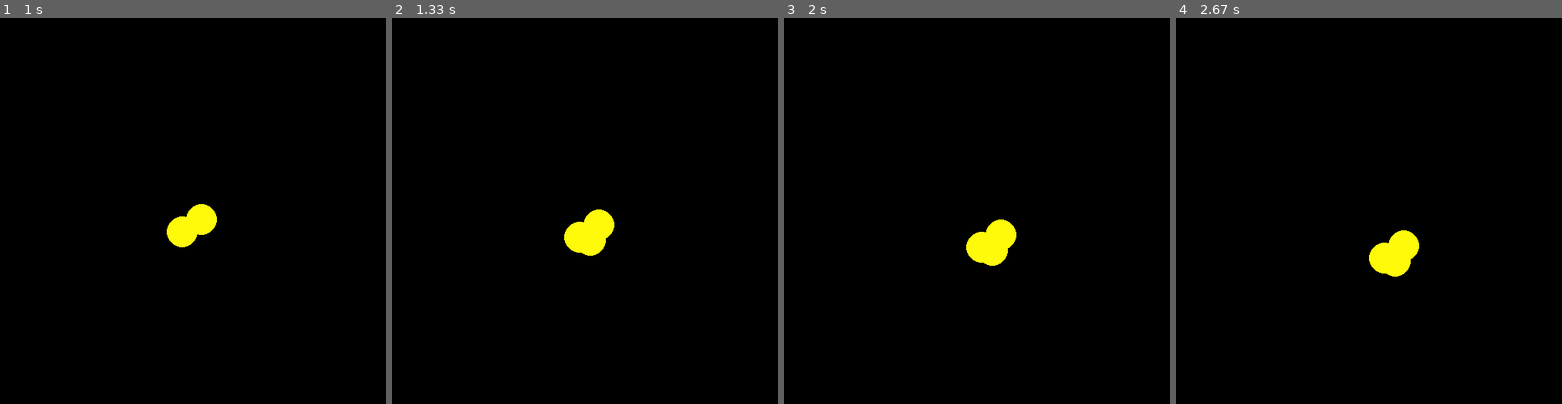
Above: before the commit, frames 1-4 (left to right).
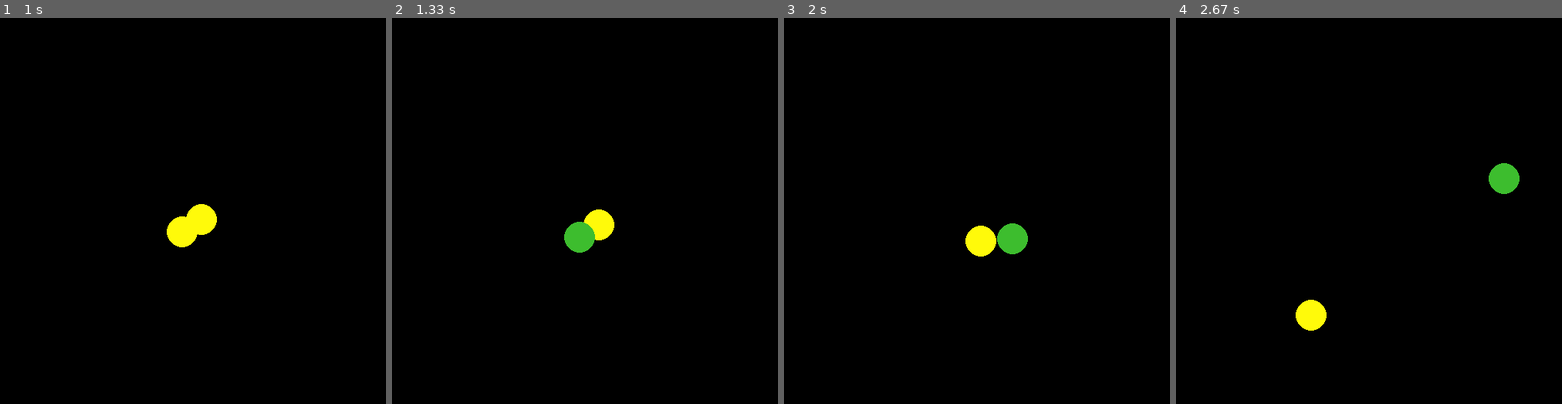
Above: after the commit, the same moments.

Repository: AleksandrLagutov/my_education
Game: pygame game, started from lesson_18_pygame_and_balls/exercise_2.py
The game is run twice, just before and just after one commit, with the same random seed, the same clock (stepped at 60 frames per second) and the same inputs.
Inputs (mouse positions are in pixels of both pictures, inside the frame that each line leads up to):
- Up to frame 1 (1 s): click (193, 211) at 0.38 s; click (177, 226) at 0.72 s
- Up to frame 2 (1.33 s): click (585, 238) at 1.05 s
- Up to frame 3 (2 s): hold Right 1.33-1.8 s; hold Up from 1.83 s (still down)
- Up to frame 4 (2.67 s): release Up at 2.13 s; hold Right 2.17-2.63 s

Frame 1 is identical in both runs. In frame 2, 0.6% of the frame differs, in the area x 44-56%, y 52-62%; in frame 3, 1.0%; in frame 4, 2.0%, in the area x 31-89%, y 37-81%.

Commit message:
Добавил изменение цвета шара по нажатию по нему и перехват управления Добавил столкновения шаров сежду собой.

Diff:
--- a/lesson_18_pygame_and_balls/exercise_2.py
+++ b/lesson_18_pygame_and_balls/exercise_2.py
@@ -3,10 +3,12 @@
 """
 import pygame
 import sys
+import random
 
 
 class Balls:
     numbers_of_balls = 0
+
     def __init__(self, position):
         """
         Принимает начальные координаты, и устанавливает начальную скорость.
@@ -26,20 +28,36 @@
 
     def colors(self):
         return self.col
-    def size(self):
-        return self.siz
-
-class Moving:
-    pass
 
 
-class Collision:
-    pass
+    def render(self):
+        return pygame.draw.circle(window, self.col, (self.coords()), self.siz)
+
+    def update(self):
+        self.x += self.vx * dt
+        self.y += self.vy * dt
+        if int(self.x) + self.siz >= width or int(self.x) - self.siz <= 0:
+            self.vx = - self.vx
+        if int(self.y) + self.siz >= height or int(self.y) - self.siz <= 0:
+            self.vy = - self.vy
+    def collision(self, this_ball):
+        index = list_of_balls.index(this_ball)
+        for pos in list_of_balls[index:]:
+            if ((this_ball.x - pos.x) ** 2 + (this_ball.y - pos.y) ** 2) ** 0.5 < 40 and pos.x != this_ball.x and pos.y != this_ball.y:
+                dist = ((this_ball.x - pos.x) ** 2 + (this_ball.y - pos.y) ** 2) ** 0.5
+                n = (pos.x - this_ball.x), (pos.y - this_ball.y)
+                p1 = n[0] * n[1] / (dist ** 2)
+                p2 = (n[0] / dist) ** 2
+                p3 = (n[1] / dist) ** 2
+                d1 = this_ball.vy * p1 + this_ball.vx * p2 - pos.vx * p1 - pos.vy * p2
+                d2 = this_ball.vx * p1 + this_ball.vy * p3 - pos.vx * p1 - pos.vy * p3
+                this_ball.vx -= d1
+                this_ball.vy -= d2
+                pos.vx += d1
+                pos.vy += d2
 
 
-class Draw:
 
-    pass
 
 # Инициализация pygame и отрисовка первоначального экрана
 pygame.init()
@@ -50,6 +68,7 @@
 clock = pygame.time.Clock()
 
 list_of_balls = []
+hands_balls = None
 # основной цикл программы
 while True:
     dt = clock.tick(50) / 1000
@@ -57,17 +76,37 @@
         if event.type == pygame.QUIT:
             sys.exit()
         if event.type == pygame.MOUSEBUTTONDOWN:
+
             if event.button == 1:
-                list_of_balls.append(Balls(event.pos))
+                flag = True
+                for _ in list_of_balls:
+                    if ((event.pos[0] - _.x)**2 + (event.pos[1] - _.y)**2 > _.siz**2):
+                        flag = True
+                    else:
+                        hands_balls = _
+                        _.col = random.randint(1, 255), random.randint(1, 255), random.randint(1, 255)
+                        flag = False
+                        break
+                if flag:
+                    list_of_balls.append(Balls(event.pos))
+    if hands_balls != None:
+        if pygame.key.get_pressed()[pygame.K_DOWN]:
+            hands_balls.vy += 1
+        if pygame.key.get_pressed()[pygame.K_UP]:
+            hands_balls.vy -= 1
+        if pygame.key.get_pressed()[pygame.K_RIGHT]:
+            hands_balls.vx += 1
+        if pygame.key.get_pressed()[pygame.K_LEFT]:
+            hands_balls.vx -= 1
+
+
 
     window.fill((0, 0, 0))
     for _ in list_of_balls:
-        _.x += _.vx*dt
-        _.y += _.vy*dt
-        if int(_.x) + 20 >= width or int(_.x) - 20 <= 0:
-            _.vx = - _.vx
-        if int(_.y) + 20 >= height or int(_.y) - 20 <= 0:
-            _.vy = - _.vy
-        pygame.draw.circle(window, (_.colors()), (_.coords()), _.size())
+        _.update()
+        _.collision(_)
+        _.render()
+
+
 
     pygame.display.flip()
